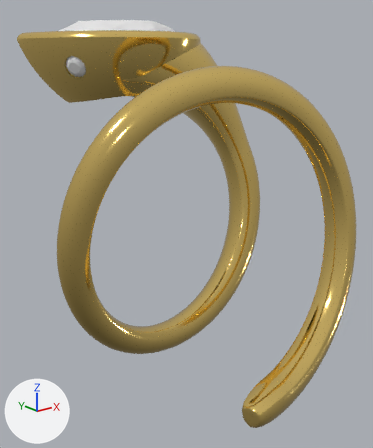
The glTF model ASSETS/OrielSnakeYG_blender.glb as it was, and as the next commit left it.
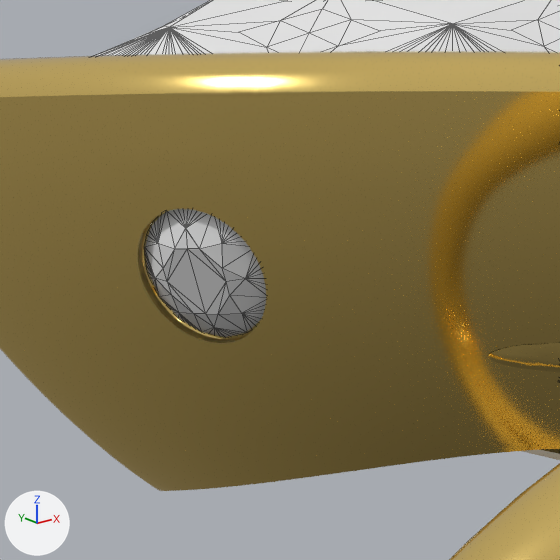
Old and new are each drawn whole from a 50 mm lens placed at (-20.07, -30.73, 9.81), pointed at (0.56, -4.95, -0.5) and again close up on the part from 11% to 36% of the width and 5% to 25% of the height. Lighting does not change. The marker at lower left points along +X, +Y and +Z. The older version's two pictures come first. The close-ups show mesh edges as thin lines.

In view in the first close-up: 'Oriel YG for 3d model', 'Oriel dia for 3d model.001', 'Oriel dia for 3d model.002'.
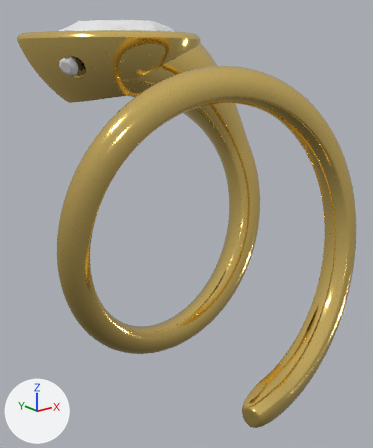
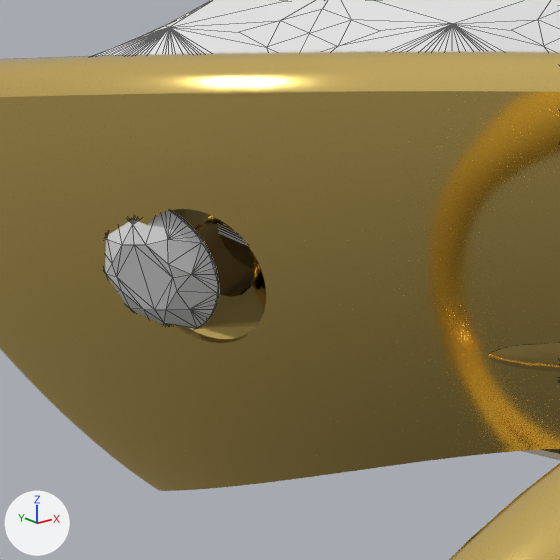
Where the change shows, as pixel boxes (x1, y1, x2, y2) in the close-ups (560 x 560 px):
'Oriel dia for 3d model.001', deleted: before (145, 209, 266, 337)
'Oriel round dia for 3d model.001', added: after (105, 211, 219, 329)

Edits to the bpy script that builds the scene:
```text
Add me_oriel_round_dia_for_3d_model_001:
    me_oriel_round_dia_for_3d_model_001.from_pydata(...)  # 161 vertices, 318 faces; spans x -4.256..-3.243, y 1.501..2.869, z 8.885..10.277
    me_oriel_round_dia_for_3d_model_001.materials.append(mat_diamond)  # white #e7e7e7
Remove ob_oriel_dia_for_3d_model_001:
    ob_oriel_dia_for_3d_model_001 = bpy.data.objects.new('Oriel dia for 3d model.001', me_oriel_dia_for_3d_model_005)
    ob_oriel_dia_for_3d_model_001.location = (0.0, 0.0, 0.0)
Add ob_oriel_round_dia_for_3d_model_001:
    ob_oriel_round_dia_for_3d_model_001 = bpy.data.objects.new('Oriel round dia for 3d model.001', me_oriel_round_dia_for_3d_model_001)
    ob_oriel_round_dia_for_3d_model_001.location = (0.0, 0.0, 0.0)
```
